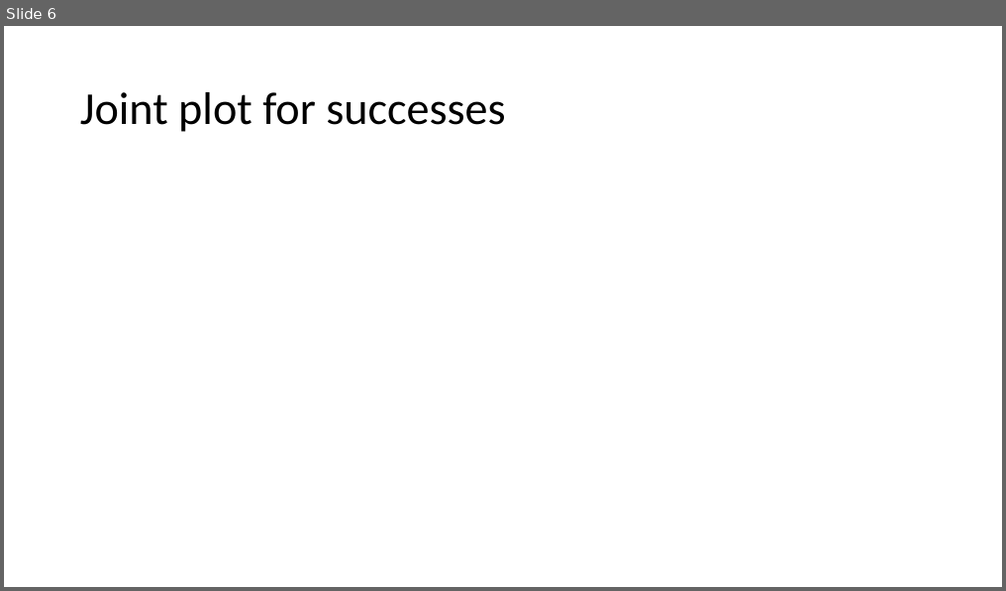
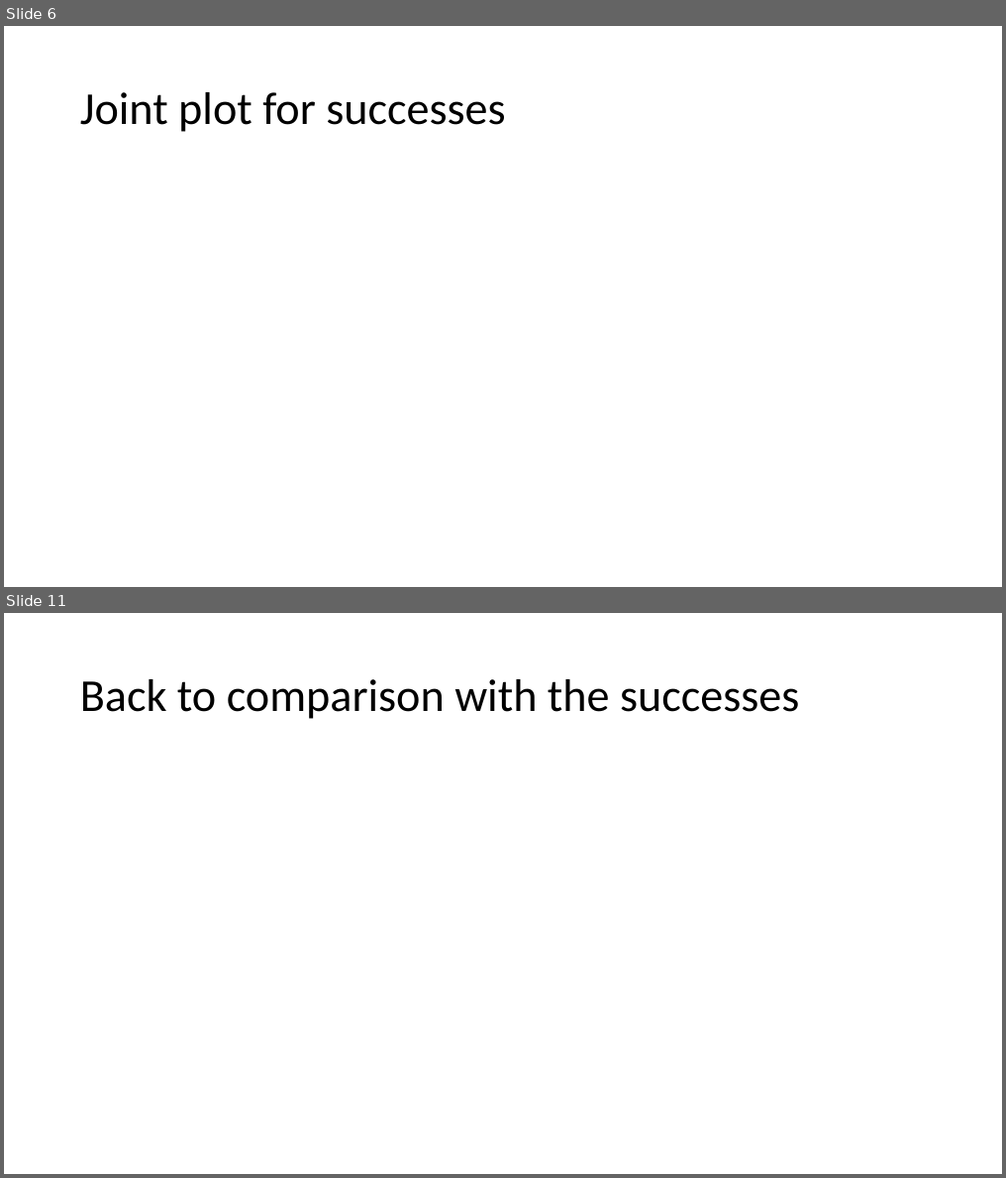
Before and after one commit to kgreengrass/fictional-happiness, a slide deck: Page 1.pptx. Shown one above the other, each under a label of ours: slide 6 before the commit, slides 6 and 11 after it; the slides between them are not shown. The pictures are 1006x591 and 1006x1178 pixels, drawn with LibreOffice and Linux fonts; fonts in the diff are those of the drawing. Boxes give left, top, right and bottom in pixels: in the first picture for what was removed or moved away, otherwise in the second. Text is boxed around its words. In the diff, an @@ line names an element or a change of style, - is before the commit and + after.

```diff
--- a/Page 1.pptx
+++ b/Page 1.pptx
@@ slide 11 added at (4,613,1002,1174), background #FFFFFF @@
@@ title added at (80,679,799,719), 44 pt, text #000000 @@
+Back to comparison with the successes
```
Also in this commit, not shown: 4 other slides added, 1 slide removed, 3 other files.
